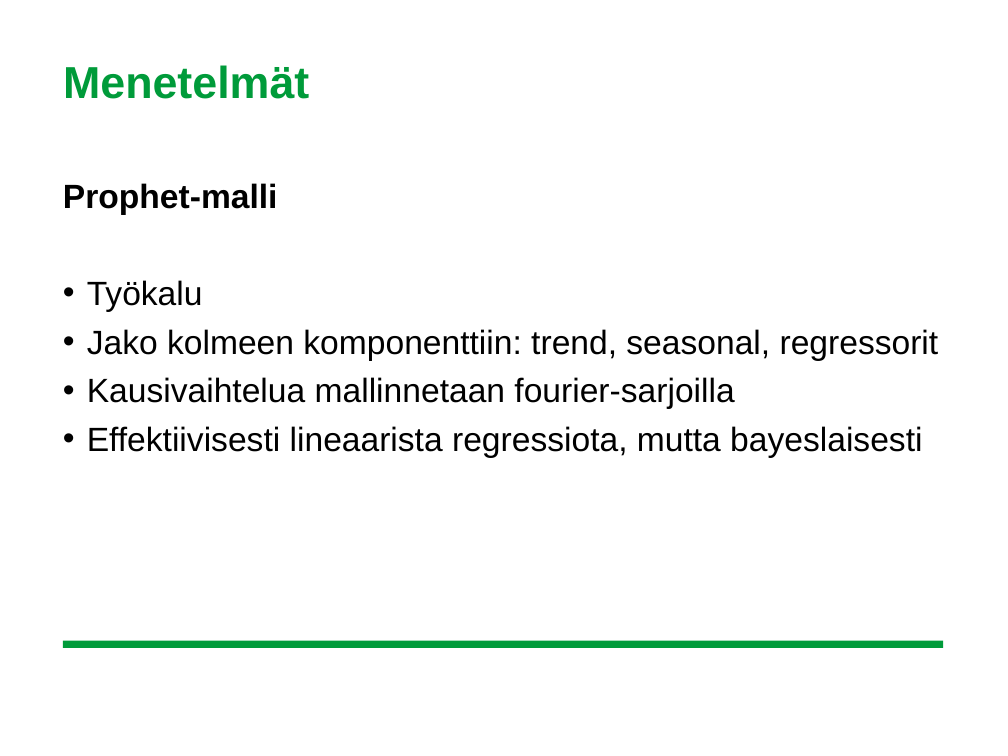
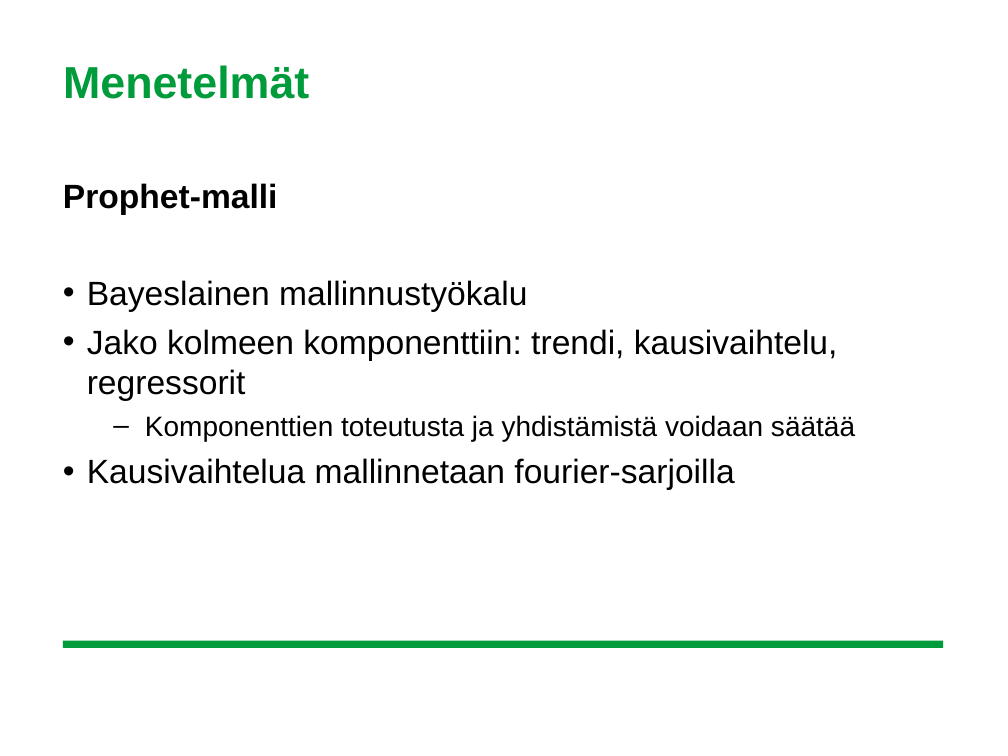
Before and after one commit to leevirontySF/BSC_thesis, a slide deck: slide 13 of aihepresis.ppt (slide 9 before the commit). Drawn at 1008x756 pixels with LibreOffice and Linux fonts; fonts in the diff are those of the drawing; background and template pictures are left out. Boxes give left, top, right and bottom in pixels: in the first picture for what was removed or moved away, otherwise in the second. Text is boxed around its words. In the diff, an @@ line names an element or a change of style, - is before the commit and + after.

```diff
--- a/aihepresis.ppt
+++ b/aihepresis.ppt
@@ text at <box>87,280,855,441</box>: text changed @@
-• Työkalu
-• Jako kolmeen komponenttiin: trend, seasonal, regressorit
+• Bayeslainen mallinnustyökalu
+• Jako kolmeen komponenttiin: trendi, kausivaihtelu, regressorit
+  – Komponenttien toteutusta ja yhdistämistä voidaan säätää
@@ text at <box>87,426,922,458</box>: paragraph removed @@
-• Effektiivisesti lineaarista regressiota, mutta bayeslaisesti
```
Also in this commit, not shown: 7 other slides changed, 7 slides added, 2 slides removed.
